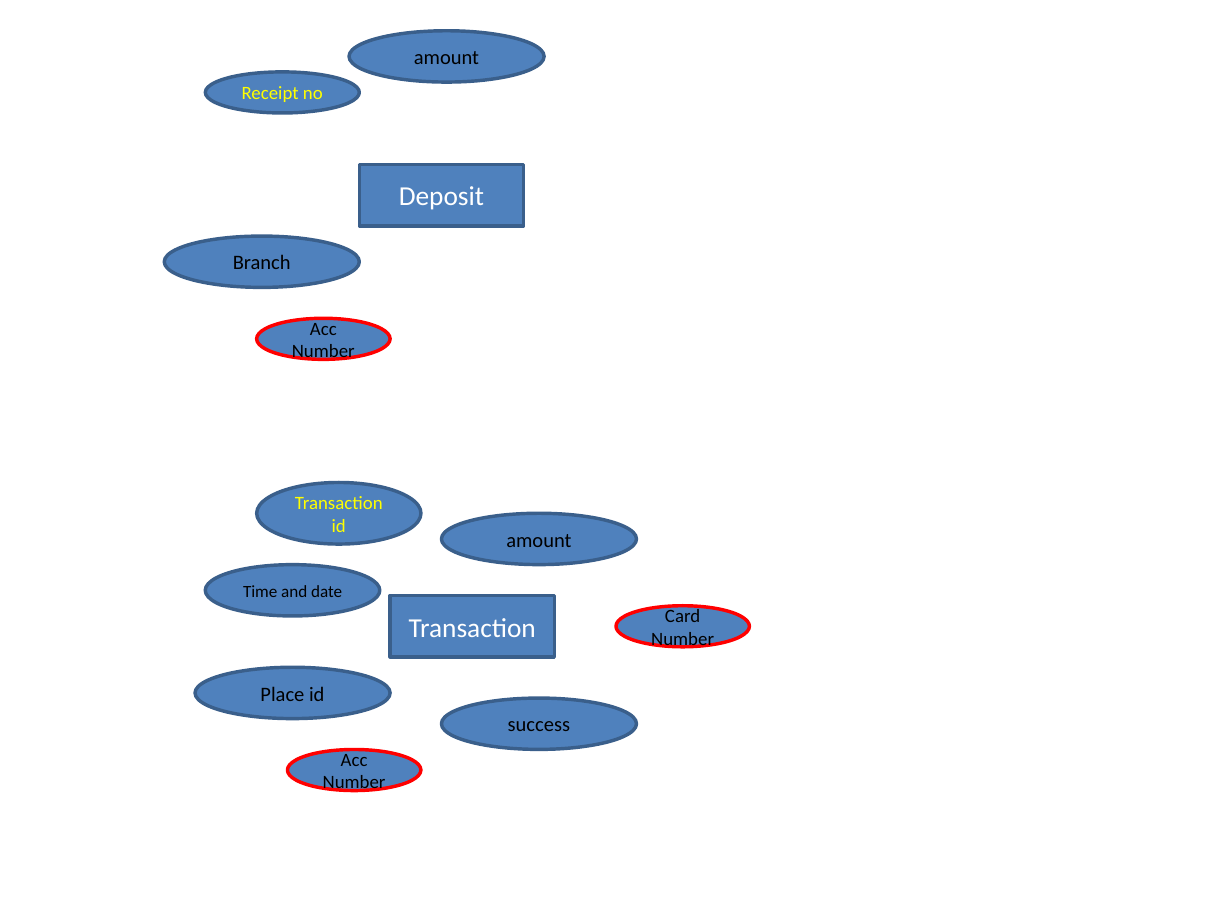
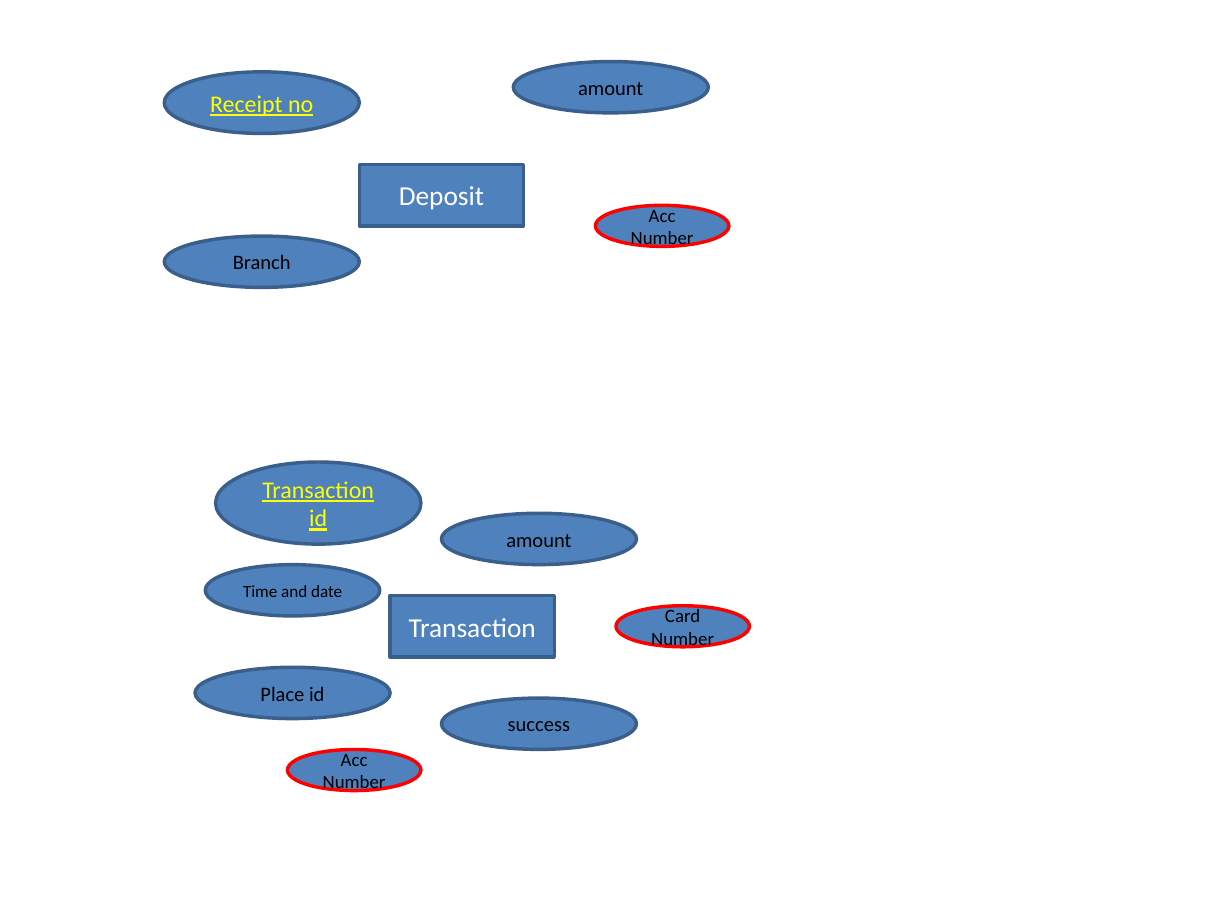
Before and after one commit to bidrohi462/bytecode, a slide deck: slide 2 of Erd.pptx. Drawn at 1232x924 pixels with LibreOffice and Linux fonts; fonts in the diff are those of the drawing. Boxes give left, top, right and bottom in pixels: in the first picture for what was removed or moved away, otherwise in the second. Text is boxed around its words. In the diff, an @@ line names an element or a change of style, - is before the commit and + after.

```diff
--- a/Erd.pptx
+++ b/Erd.pptx
@@ ellipse "Receipt no" at [164, 71, 359, 133]: size 11 to 14 pt, underline on @@
@@ ellipse "Receipt no": place and size @@
-ellipse "Receipt no" at [206, 71, 360, 112]
+ellipse "Receipt no" at [164, 71, 359, 133]
@@ ellipse "amount": place and size @@
-ellipse "amount" at [349, 31, 543, 83]
+ellipse "amount" at [514, 62, 708, 113]
@@ ellipse "Acc Number": place and size @@
-ellipse "Acc Number" at [256, 318, 389, 359]
+ellipse "Acc Number" at [595, 206, 728, 246]
@@ ellipse "Transaction id": place and size @@
-ellipse "Transaction id" at [256, 483, 420, 545]
+ellipse "Transaction id" at [216, 462, 421, 545]
@@ ellipse "Transaction id" at [216, 462, 421, 545]: size 11 to 14 pt, underline on @@
```
Also in this commit, not shown: 1 other slide changed, 2 slides added, 4 other files.
